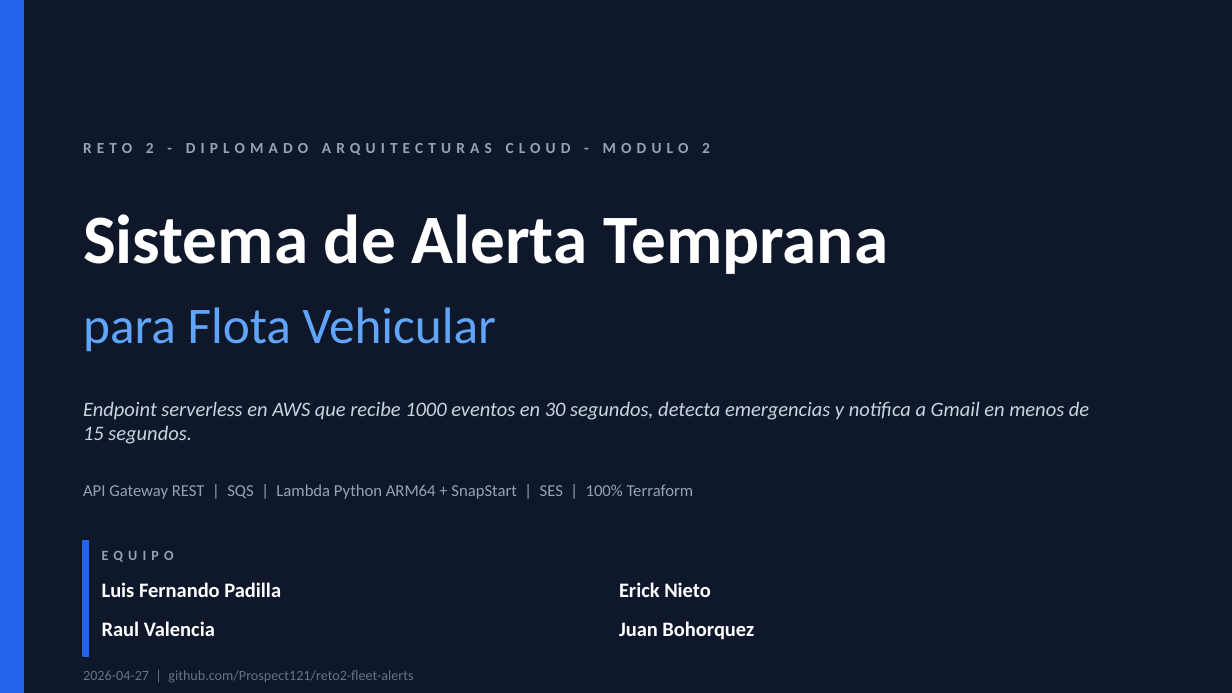
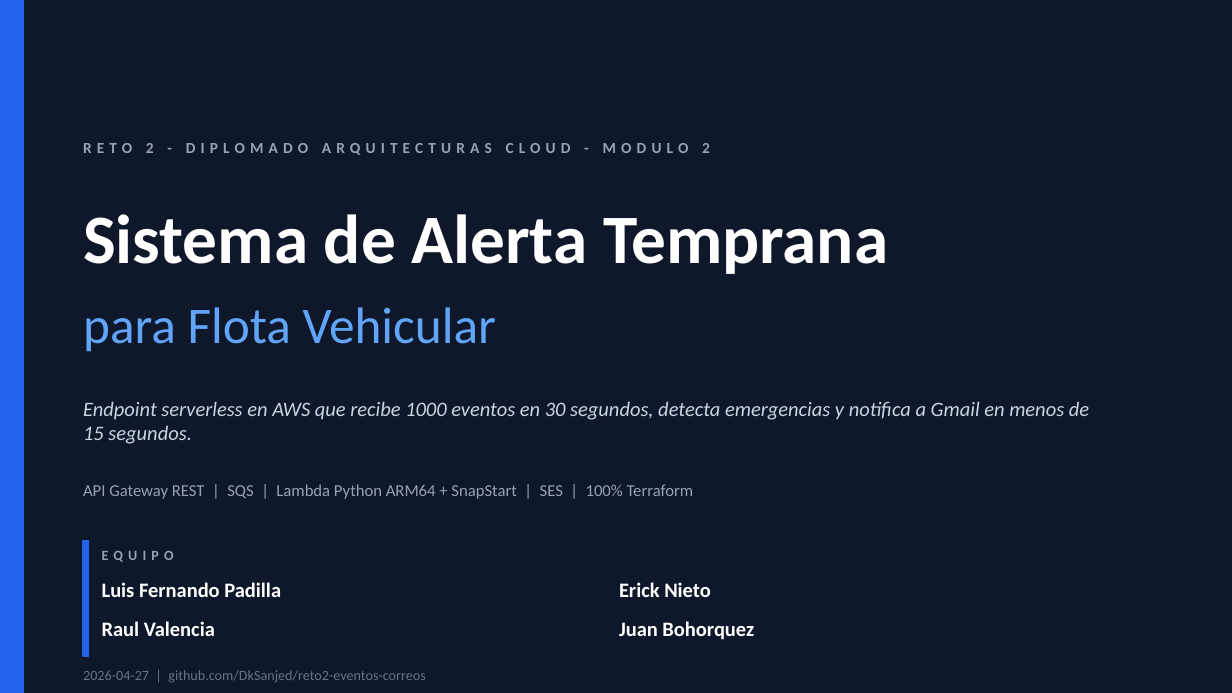
Before and after one commit to Prospect121/reto2-fleet-alerts, a slide deck: slide 1 of docs/Reto2-Presentacion.pptx. Drawn at 1232x693 pixels with LibreOffice and Linux fonts; fonts in the diff are those of the drawing. Boxes give left, top, right and bottom in pixels: in the first picture for what was removed or moved away, otherwise in the second. Text is boxed around its words. In the diff, an @@ line names an element or a change of style, - is before the commit and + after.

Commit message:
docs: update Reto2 presentation file

```diff
--- a/docs/Reto2-Presentacion.pptx
+++ b/docs/Reto2-Presentacion.pptx
@@ text at bbox=[83, 670, 425, 682]: text changed @@
-2026-04-27 | github.com/Prospect121/reto2-fleet-alerts
+2026-04-27 | github.com/DkSanjed/reto2-eventos-correos
```
Also in this commit, not shown: 4 other slides changed.
